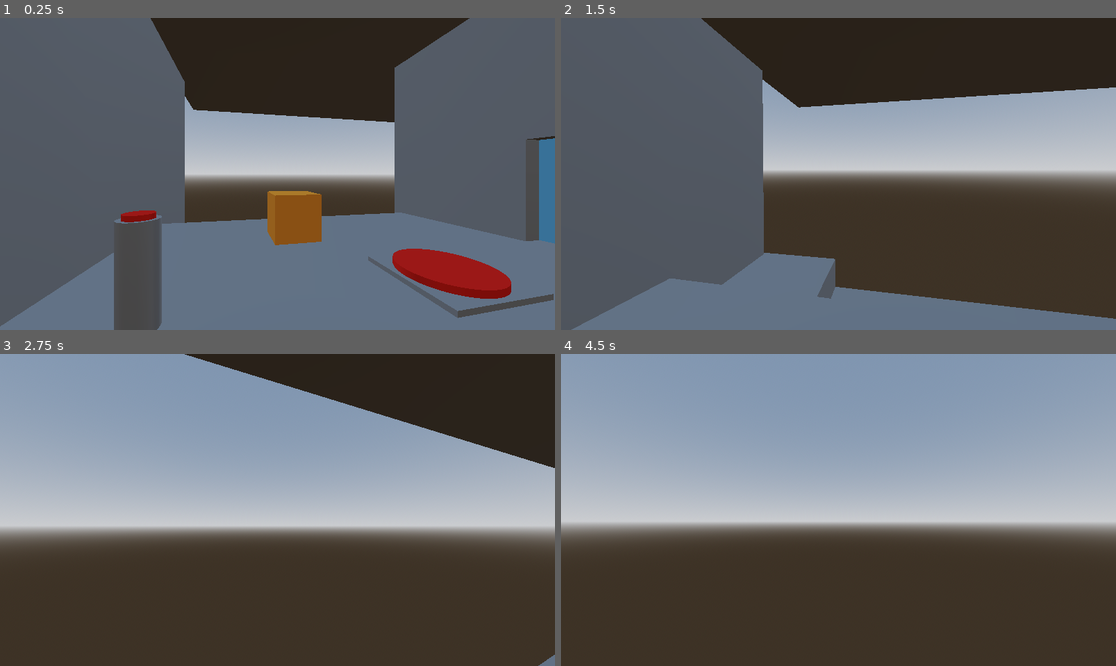
Above: before the commit, frames 1-4 (two rows, left to right).
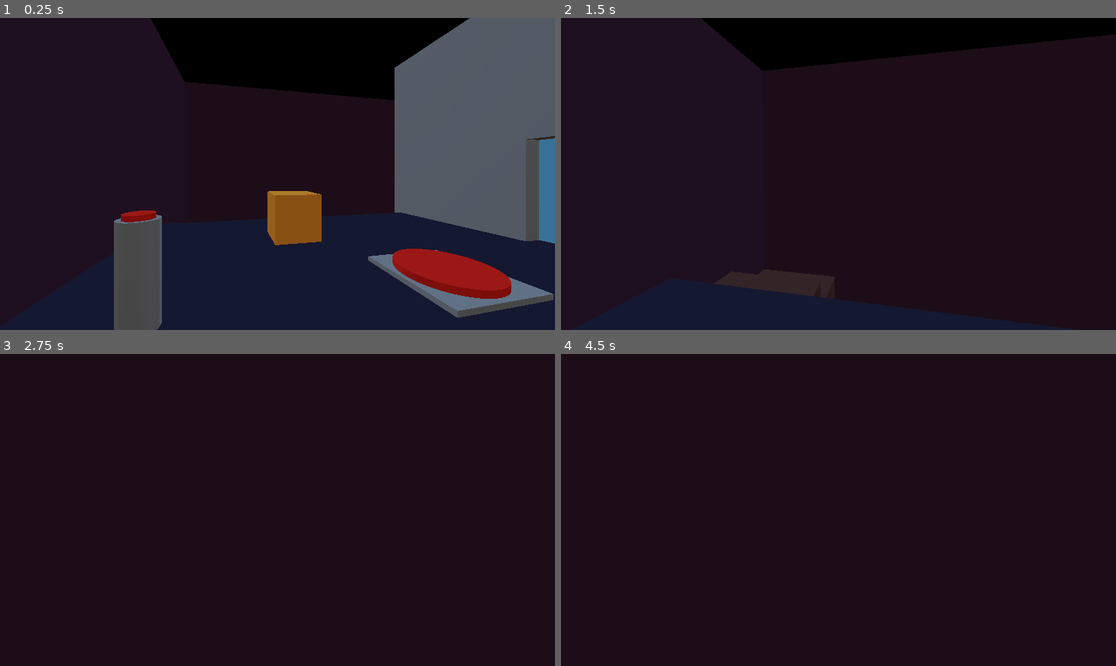
Above: after the commit, the same moments.

Repository: Phantom-soup/third-week-rapid-prototyping-again
Game: Godot game, scene res://Instances/world.tscn
The game is run twice, just before and just after one commit, with the same random seed, the same clock (stepped at 60 frames per second) and the same inputs.
Inputs (mouse positions are in pixels of both pictures, inside the frame that each line leads up to):
- Up to frame 1 (0.25 s): no input
- Up to frame 2 (1.5 s): move the mouse to (866, 174) at 0.52 s; hold W (Up) from 0.53 s (still down); tap E (Interaction) at 0.6, 1.35 s; tap Space (Jump) at 0.77 s; move the mouse to (810, 174) at 1.27 s
- Up to frame 3 (2.75 s): keep holding W (Up); tap Space (Jump) at 1.52 s; move the mouse to (288, 503) at 2.02 s; tap E (Interaction) at 2.1 s
- Up to frame 4 (4.5 s): keep holding W (Up); move the mouse to (832, 516) at 2.77 s; tap E (Interaction) at 2.85, 3.6, 4.35 s; tap Space (Jump) at 3.02, 3.77 s; tap Enter at 3.5 s; move the mouse to (877, 513) at 3.52 s; move the mouse to (794, 506) at 4.27 s

The runs differ from the first frame. In frame 1, 70% of the frame differs, in the area x 0-100%, y 0-100%; in frame 2, 91%; in frame 3, 88%; in frame 4, 100%.

Commit message:
Update world.tscn

Diff:
--- a/Instances/world.tscn
+++ b/Instances/world.tscn
@@ -28,8 +28,32 @@
 [sub_resource type="StandardMaterial3D" id="StandardMaterial3D_j5bhw"]
 albedo_color = Color(0.0666667, 0.823529, 0.168627, 1)
 
+[sub_resource type="StandardMaterial3D" id="StandardMaterial3D_ou8vh"]
+albedo_color = Color(0.0745098, 0.290196, 0.243137, 1)
+
+[sub_resource type="StandardMaterial3D" id="StandardMaterial3D_k2u20"]
+albedo_color = Color(0.330974, 0.18591, 0.153427, 1)
+
+[sub_resource type="StandardMaterial3D" id="StandardMaterial3D_3h1jh"]
+albedo_color = Color(0.329412, 0.184314, 0.152941, 1)
+
+[sub_resource type="StandardMaterial3D" id="StandardMaterial3D_7he3v"]
+albedo_color = Color(0.243137, 0.0980392, 0.207843, 1)
+
+[sub_resource type="StandardMaterial3D" id="StandardMaterial3D_0bwm3"]
+albedo_color = Color(0.243137, 0.0980392, 0.207843, 1)
+
+[sub_resource type="StandardMaterial3D" id="StandardMaterial3D_748xx"]
+albedo_color = Color(0.243137, 0.0980392, 0.207843, 1)
+
+[sub_resource type="StandardMaterial3D" id="StandardMaterial3D_oa83l"]
+albedo_color = Color(0, 0, 0, 1)
+
 [sub_resource type="BoxMesh" id="BoxMesh_vbgup"]
 size = Vector3(9.88, 12.8, 49.905)
+
+[sub_resource type="StandardMaterial3D" id="StandardMaterial3D_asr45"]
+albedo_color = Color(0.109804, 0.0980392, 0.207843, 1)
 
 [node name="World" type="Node3D"]
 
@@ -170,14 +194,22 @@
 transform = Transform3D(1, 0, 0, 0, 1, 0, 0, 0, 1, -8.33143, -0.877017, -20.6945)
 
 [node name="CSGBox3D" type="CSGBox3D" parent="MoleWalk"]
-transform = Transform3D(1, 0, 0, 0, 1, 0, 0, 0, 1, 1.43109, -1.70622, 9.95224)
+transform = Transform3D(1, 0, 0, 0, 1, 0, 0, 0, 1, 1.43109, -2.27047, 9.95224)
 use_collision = true
 size = Vector3(3.86218, 1, 31.6555)
+material = SubResource("StandardMaterial3D_ou8vh")
 
 [node name="CSGBox3D2" type="CSGBox3D" parent="MoleWalk"]
-transform = Transform3D(1, 0, 0, 0, 1, 0, 0, 0, 1, 1.96771, -1.02299, 24.3599)
+transform = Transform3D(1, 0, 0, 0, 1, 0, 0, 0, 1, 1.96771, -1.66058, 24.3599)
 use_collision = true
 size = Vector3(4.93542, 1.80444, 3.27386)
+material = SubResource("StandardMaterial3D_k2u20")
+
+[node name="CSGBox3D3" type="CSGBox3D" parent="MoleWalk"]
+transform = Transform3D(1, 0, 0, 0, 1, 0, 0, 0, 1, 2.95835, -0.620966, 24.3599)
+use_collision = true
+size = Vector3(2.95416, 1.40271, 3.27386)
+material = SubResource("StandardMaterial3D_3h1jh")
 
 [node name="Walls" type="Node3D" parent="."]
 
@@ -185,21 +217,31 @@
 transform = Transform3D(1, 0, 0, 0, 1, 0, 0, 0, 1, -1.36839, 2.31226, 5.26848)
 use_collision = true
 size = Vector3(14.6942, 8.48291, 0.591064)
+material = SubResource("StandardMaterial3D_7he3v")
 
 [node name="Right" type="CSGBox3D" parent="Walls"]
-transform = Transform3D(1, 0, 0, 0, 1, 0, 0, 0, 1, 5.90518, 3.02469, -20.1057)
+transform = Transform3D(1, 0, 0, 0, 1, 0, 0, 0, 1, 5.12408, 3.02469, -20.1057)
 use_collision = true
 size = Vector3(1, 7.04938, 52.1185)
+material = SubResource("StandardMaterial3D_0bwm3")
+
+[node name="Left" type="CSGBox3D" parent="Walls"]
+transform = Transform3D(1, 0, 0, 0, 1, 0, 0, 0, 1, -9.22992, 1.87444, -20.1057)
+use_collision = true
+size = Vector3(1, 9.34988, 52.1185)
+material = SubResource("StandardMaterial3D_748xx")
 
 [node name="Roof" type="CSGBox3D" parent="Walls"]
 transform = Transform3D(1, 0, 0, 0, 1, 0, 0, 0, 1, -3.86864, 6.88267, -19.9026)
 use_collision = true
 size = Vector3(19.2448, 1.01465, 50.6235)
+material = SubResource("StandardMaterial3D_oa83l")
 
 [node name="Main" type="CSGMesh3D" parent="Walls"]
 transform = Transform3D(1, 0, 0, 0, 1, 0, 0, 0, 1, 0, -6.4, -19.404)
 use_collision = true
 mesh = SubResource("BoxMesh_vbgup")
+material = SubResource("StandardMaterial3D_asr45")
 
 [connection signal="press" from="Room1/FB Single" to="Room1/Door1" method="increment"]
 [connection signal="release" from="Room1/FB Single" to="Room1/Door1" method="deincrement"]
Not shown: 1 places in Instances/world.tscn that only renumber resources
